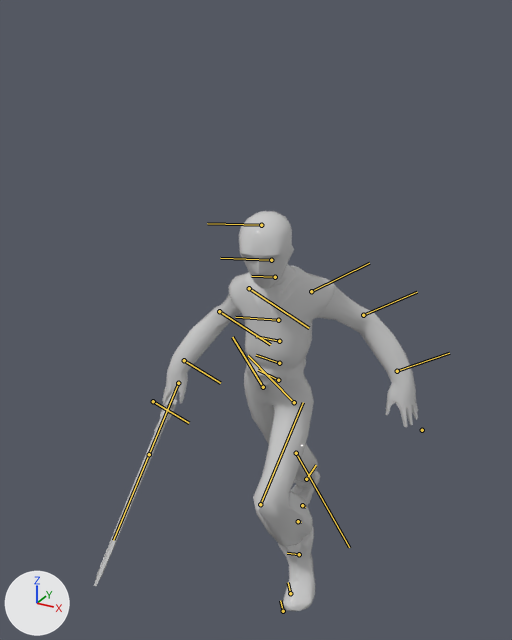
Before and after pictures for a commit that changed the FBX model ggjhacknslay_unity/Assets/Art/char/Hero_Run_01.fbx.
Before and after are seen from a 50 mm camera at (0.0116, -0.0264, 0.0252) aimed at (-0.0009, -0.0037, 0.0139). Lighting does not change. The marker at lower left points along +X, +Y and +Z. Both versions are drawn at frame 20 of the action 'Take 001'; the numbers are the values there. The bones that bend it are drawn over the model as lines.

Names of what the first picture shows: 'char_low', 'sword01_low'.
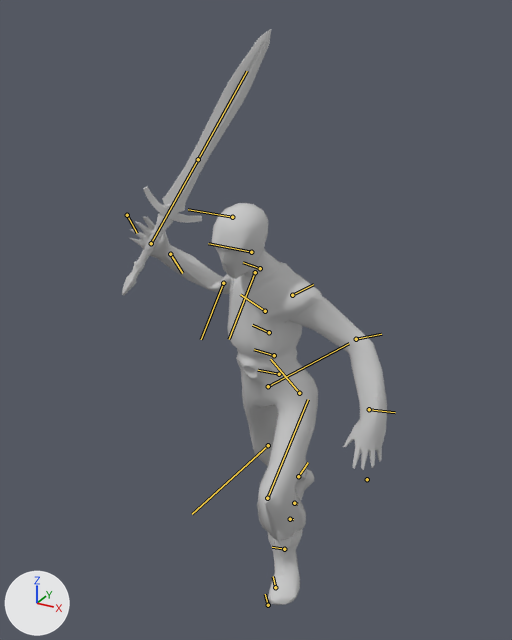
What differs and where, as boxes (x1, y1, x2, y2) in the pictures (512 x 640 px):
'char_low', posed
    before: (162, 211, 418, 611)
    after: (128, 203, 387, 605)
'sword01_low', posed
    before: (94, 389, 179, 586)
    after: (122, 29, 271, 296)
bone 'Hero_C_Hip_01_joint', root to tip
    before: (278, 380) to (258, 370)
    after: (279, 374) to (258, 370)
bone 'Hero_C_Spine_01_joint', root to tip
    before: (279, 363) to (256, 355)
    after: (274, 355) to (254, 349)
bone 'Hero_C_Spine_02_joint', root to tip
    before: (279, 341) to (256, 336)
    after: (269, 332) to (252, 325)
bone 'Hero_C_Spine_03_joint', root to tip
    before: (278, 320) to (235, 317)
    after: (265, 311) to (240, 294)
bone 'Hero_C_Neck_01_Joint', root to tip
    before: (275, 277) to (251, 276)
    after: (260, 268) to (243, 262)
bone 'Hero_C_Head_01_Joint', root to tip
    before: (271, 260) to (220, 258)
    after: (251, 252) to (208, 243)
bone 'Hero_L_LowArm_02_joint', root to tip
    before: (363, 315) to (417, 292)
    after: (356, 339) to (381, 334)
bone 'Hero_R_UpArm_01_jont', root to tip
    before: (249, 288) to (309, 328)
    after: (255, 272) to (229, 339)
bone 'Hero_R_LowArm_02_joint', root to tip
    before: (219, 311) to (270, 344)
    after: (223, 283) to (201, 339)
bone 'Hero_R_Wrist_01_joint', root to tip
    before: (184, 360) to (220, 383)
    after: (170, 254) to (182, 273)
bone 'Hero_R_Weapon_01_jnt', root to tip
    before: (178, 383) to (149, 454)
    after: (151, 243) to (198, 159)
bone 'Hero_L_UpLeg_01_joint', root to tip
    before: (294, 402) to (248, 355)
    after: (299, 393) to (270, 359)
bone 'Hero_L_LowLeg_02_joint', root to tip
    before: (260, 504) to (303, 402)
    after: (267, 498) to (308, 399)
bone 'Hero_L_Ankle_01_joint', root to tip
    before: (299, 554) to (287, 553)
    after: (284, 549) to (272, 547)
bone 'Hero_R_UpLeg_01_joint', root to tip
    before: (263, 387) to (232, 337)
    after: (268, 386) to (349, 343)
bone 'Hero_R_LowLeg_02_joint', root to tip
    before: (296, 453) to (349, 547)
    after: (268, 445) to (192, 514)
bone 'Hero_R_Ankle_01_joint', root to tip
    before: (306, 479) to (316, 465)
    after: (298, 476) to (308, 462)

What changed in the scene script:
```text
Change bone_hero_c_hip_01_joint:
    where bone_hero_c_hip_01_joint = bpy.data.objects['Armature'].pose.bones['Hero_C_Hip_01_joint']
    bone_hero_c_hip_01_joint.location: (0.022, 0.029, 0.231) -> (0.05, 0.029, 0.227)
    bone_hero_c_hip_01_joint.rotation_quaternion: (0.996, -0.072, -0.009, -0.058) -> (0.996, -0.048, -0.017, 0.078)  # degrees (-8, -1, -7) -> degrees (-6, -2, 9)
Change bone_hero_c_spine_01_joint:
    where bone_hero_c_spine_01_joint = bpy.data.objects['Armature'].pose.bones['Hero_C_Spine_01_joint']  # child of 'Hero_C_Hip_01_joint'
    bone_hero_c_spine_01_joint.rotation_quaternion: (0.998, 0.065, -0.022, 0.016) -> (0.998, -0.064, -0.022, -0.016)  # degrees (7, -3, 2) -> degrees (-7, -3, -2)
Change bone_hero_c_spine_02_joint:
    where bone_hero_c_spine_02_joint = bpy.data.objects['Armature'].pose.bones['Hero_C_Spine_02_joint']  # child of 'Hero_C_Spine_01_joint'
    bone_hero_c_spine_02_joint.rotation_quaternion: (0.998, 0.063, -0.022, 0.022) -> (0.998, -0.062, -0.022, -0.022)  # degrees (7, -3, 2) -> degrees (-7, -3, -2)
Change bone_hero_c_spine_03_joint:
    where bone_hero_c_spine_03_joint = bpy.data.objects['Armature'].pose.bones['Hero_C_Spine_03_joint']  # child of 'Hero_C_Spine_02_joint'
    bone_hero_c_spine_03_joint.rotation_quaternion: (0.998, 0.06, -0.022, 0.03) -> (0.998, -0.059, -0.022, -0.03)  # degrees (7, -3, 3) -> degrees (-7, -3, -3)
Change bone_hero_c_neck_01_joint:
    where bone_hero_c_neck_01_joint = bpy.data.objects['Armature'].pose.bones['Hero_C_Neck_01_Joint']  # child of 'Hero_C_Spine_03_joint'
    bone_hero_c_neck_01_joint.rotation_quaternion: (1.0, 0.0, 0.0, 0.0) -> (0.995, 0.076, 0.0, -0.065)  # degrees (0, 0, 0) -> degrees (9, 1, -7)
Change bone_hero_c_head_01_joint:
    where bone_hero_c_head_01_joint = bpy.data.objects['Armature'].pose.bones['Hero_C_Head_01_Joint']  # child of 'Hero_C_Neck_01_Joint'
    bone_hero_c_head_01_joint.rotation_quaternion: (1.0, 0.0, 0.0, 0.0) -> (0.995, 0.094, 0.0, -0.033)  # degrees (0, 0, 0) -> degrees (11, 0, -4)
Change bone_hero_l_lowarm_02_joint:
    where bone_hero_l_lowarm_02_joint = bpy.data.objects['Armature'].pose.bones['Hero_L_LowArm_02_joint']  # child of 'Hero_L_UpArm_01_jont'
    bone_hero_l_lowarm_02_joint.rotation_quaternion: (0.999, 0.0, 0.052, 0.0) -> (0.999, 0.0, 0.039, 0.0)  # degrees (0, 6, 0) -> degrees (0, 4, 0)
Change bone_hero_r_uparm_01_jont:
    where bone_hero_r_uparm_01_jont = bpy.data.objects['Armature'].pose.bones['Hero_R_UpArm_01_jont']  # child of 'Hero_C_Spine_03_joint'
    bone_hero_r_uparm_01_jont.rotation_quaternion: (0.989, 0.067, 0.129, -0.009) -> (0.894, -0.412, -0.154, 0.082)  # degrees (8, 15, 0) -> degrees (-51, -12, 16)
Change bone_hero_r_lowarm_02_joint:
    where bone_hero_r_lowarm_02_joint = bpy.data.objects['Armature'].pose.bones['Hero_R_LowArm_02_joint']  # child of 'Hero_R_UpArm_01_jont'
    bone_hero_r_lowarm_02_joint.rotation_quaternion: (1.0, 0.0, 0.027, 0.0) -> (0.94, 0.0, -0.34, 0.0)  # degrees (0, 3, 0) -> degrees (0, -40, 0)
Change bone_hero_r_wrist_01_joint:
    where bone_hero_r_wrist_01_joint = bpy.data.objects['Armature'].pose.bones['Hero_R_Wrist_01_joint']  # child of 'Hero_R_LowArm_02_joint'
    bone_hero_r_wrist_01_joint.rotation_quaternion: (0.99, 0.0, 0.138, 0.0) -> (0.868, -0.486, -0.099, 0.017)  # degrees (0, 16, 0) -> degrees (-59, -9, 7)
Change bone_hero_r_weapon_01_jnt:
    where bone_hero_r_weapon_01_jnt = bpy.data.objects['Armature'].pose.bones['Hero_R_Weapon_01_jnt']  # child of 'Hero_R_Wrist_01_joint'
    bone_hero_r_weapon_01_jnt.rotation_quaternion: (1.0, 0.0, 0.0, 0.0) -> (0.987, 0.04, -0.139, 0.074)  # degrees (0, 0, 0) -> degrees (4, -16, 8)
Change bone_hero_l_upleg_01_joint:
    where bone_hero_l_upleg_01_joint = bpy.data.objects['Armature'].pose.bones['Hero_L_UpLeg_01_joint']  # child of 'Hero_C_Hip_01_joint'
    bone_hero_l_upleg_01_joint.rotation_quaternion: (0.913, -0.012, 0.077, 0.399) -> (0.915, -0.151, -0.098, 0.361)  # degrees (2, 9, 47) -> degrees (-20, -4, 44)
Change bone_hero_l_lowleg_02_joint:
    where bone_hero_l_lowleg_02_joint = bpy.data.objects['Armature'].pose.bones['Hero_L_LowLeg_02_joint']  # child of 'Hero_L_UpLeg_01_joint'
    bone_hero_l_lowleg_02_joint.rotation_quaternion: (0.827, 0.0, 0.0, 0.563) -> (0.869, 0.0, 0.0, 0.495)  # degrees (0, 0, 69) -> degrees (0, 0, 59)
Change bone_hero_l_ankle_01_joint:
    where bone_hero_l_ankle_01_joint = bpy.data.objects['Armature'].pose.bones['Hero_L_Ankle_01_joint']  # child of 'Hero_L_LowLeg_02_joint'
    bone_hero_l_ankle_01_joint.rotation_quaternion: (0.999, 0.001, -0.006, 0.032) -> (0.995, 0.095, 0.017, 0.001)  # degrees (0, -1, 4) -> degrees (11, 2, 0)
Change bone_hero_r_upleg_01_joint:
    where bone_hero_r_upleg_01_joint = bpy.data.objects['Armature'].pose.bones['Hero_R_UpLeg_01_joint']  # child of 'Hero_C_Hip_01_joint'
    bone_hero_r_upleg_01_joint.rotation_quaternion: (0.864, 0.41, -0.284, -0.072) -> (0.954, -0.231, 0.129, -0.139)  # degrees (56, -26, -23) -> degrees (-29, 10, -19)
Change bone_hero_r_lowleg_02_joint:
    where bone_hero_r_lowleg_02_joint = bpy.data.objects['Armature'].pose.bones['Hero_R_LowLeg_02_joint']  # child of 'Hero_R_UpLeg_01_joint'
    bone_hero_r_lowleg_02_joint.rotation_quaternion: (0.989, 0.0, 0.0, 0.148) -> (0.994, 0.0, 0.0, 0.112)  # degrees (0, 0, 17) -> degrees (0, 0, 13)
Change bone_hero_r_ankle_01_joint:
    where bone_hero_r_ankle_01_joint = bpy.data.objects['Armature'].pose.bones['Hero_R_Ankle_01_joint']  # child of 'Hero_R_LowLeg_02_joint'
    bone_hero_r_ankle_01_joint.rotation_quaternion: (0.921, -0.203, 0.297, -0.148) -> (0.933, 0.247, -0.227, -0.129)  # degrees (-32, 29, -27) -> degrees (34, -21, -22)
```
